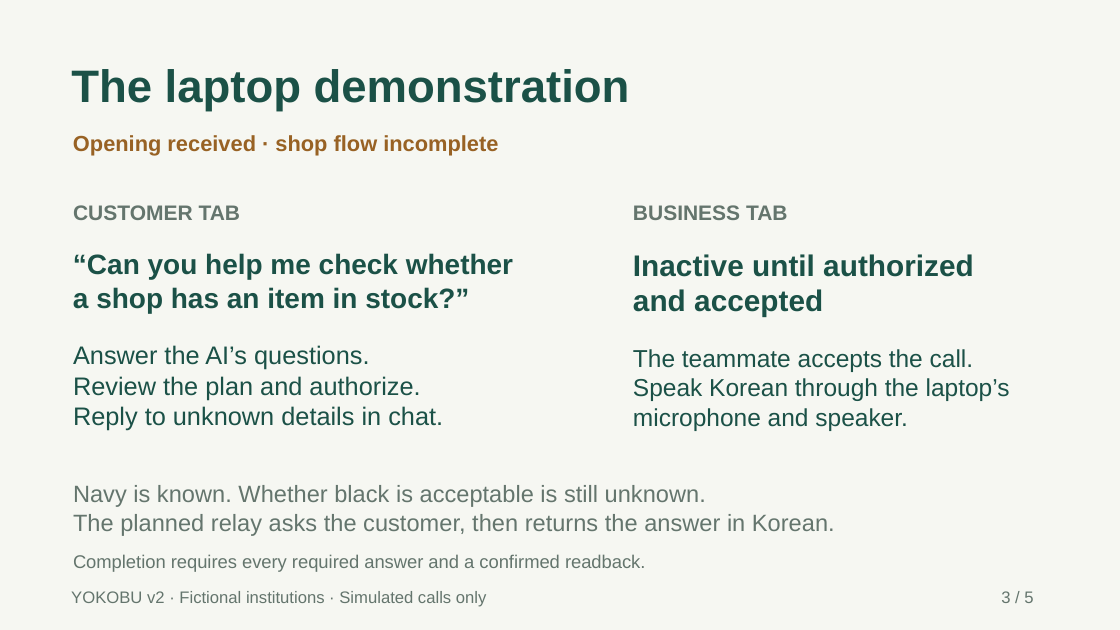
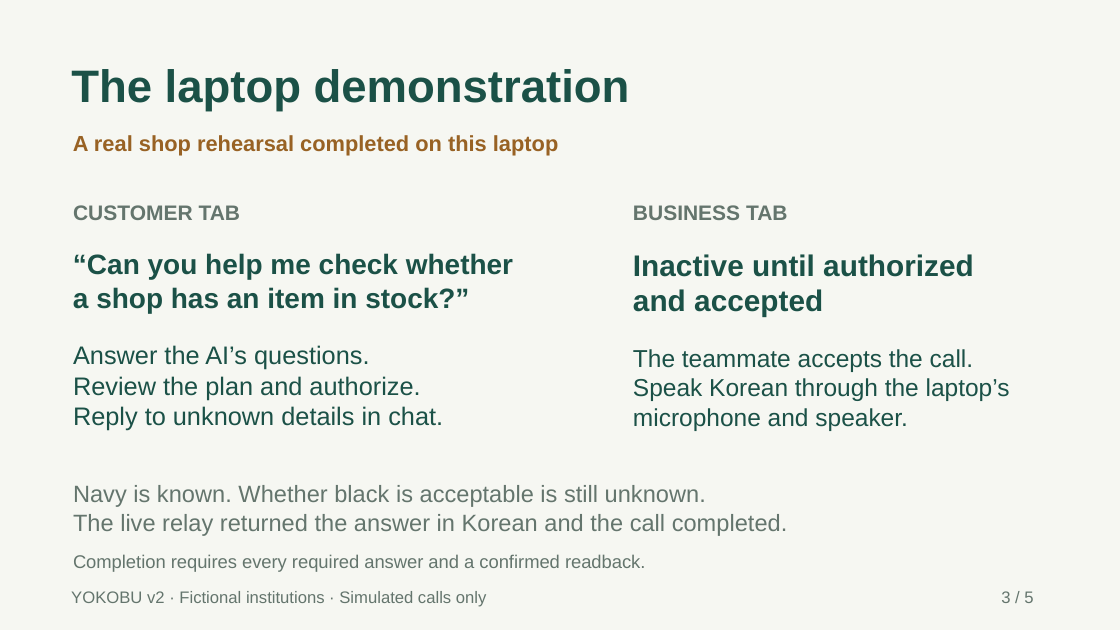
Before and after one commit to yeriqqen/kakao-ai-ralphthon-2026, a slide deck: slide 3 of submission/v2/slides.pptx. Drawn at 1120x630 pixels with LibreOffice and Linux fonts; fonts in the diff are those of the drawing. Boxes give left, top, right and bottom in pixels: in the first picture for what was removed or moved away, otherwise in the second. Text is boxed around its words. In the diff, an @@ line names an element or a change of style, - is before the commit and + after.

Commit message:
Record successful live shop flow and refresh submission artifacts

```diff
--- a/submission/v2/slides.pptx
+++ b/submission/v2/slides.pptx
@@ text at bbox=[73, 135, 558, 155]: text changed @@
-Opening received · shop flow incomplete
+A real shop rehearsal completed on this laptop
@@ text at bbox=[73, 514, 788, 536]: text changed @@
-The planned relay asks the customer, then returns the answer in Korean.
+The live relay returned the answer in Korean and the call completed.
```
Also in this commit, not shown: 1 other slide changed, 17 other files.
